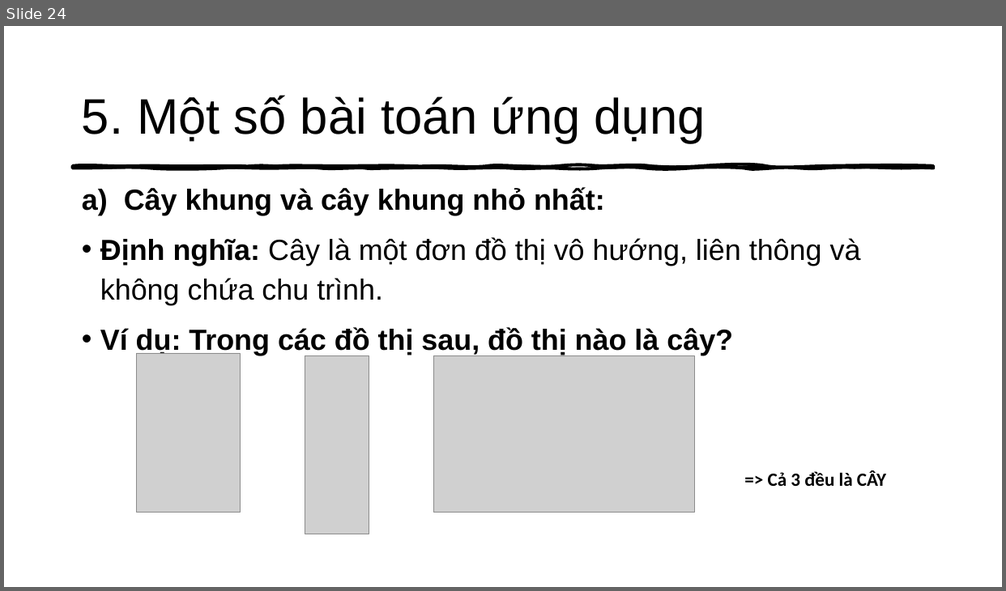
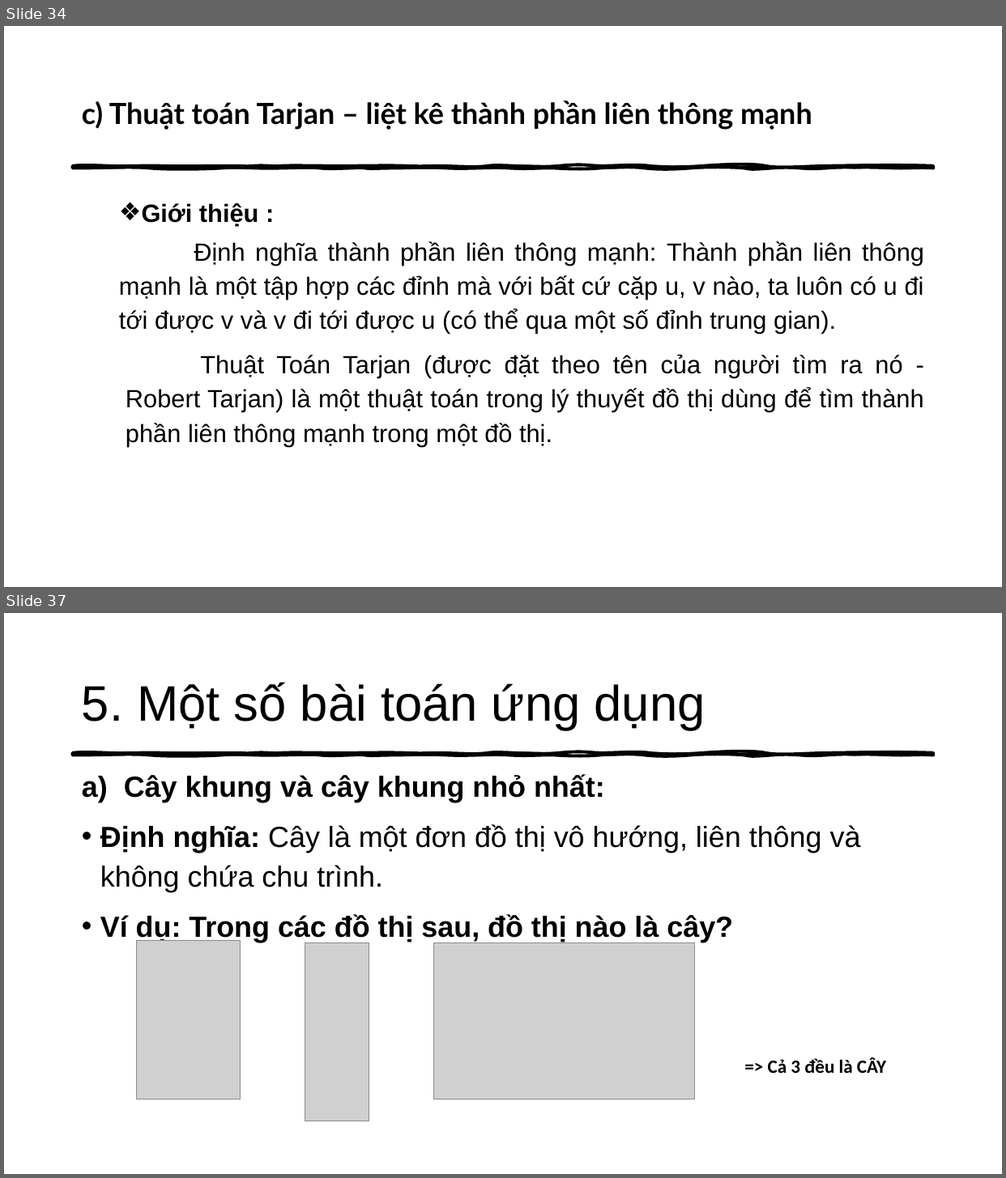
Before and after one commit to thathcmus/CTDL_GT, a slide deck: Cau_Truc_Du_Lieu_Do_Thi_Va_Ung_Dung.pptx. Shown one above the other, each under a label of ours: slide 24 before the commit, slides 34 and 37 after it; the slides between them are not shown. The pictures are 1006x591 and 1006x1178 pixels, drawn with LibreOffice and Linux fonts; fonts in the diff are those of the drawing; grey boxes stand for pictures. Boxes give left, top, right and bottom in pixels: in the first picture for what was removed or moved away, otherwise in the second. Text is boxed around its words. In the diff, an @@ line names an element or a change of style, - is before the commit and + after.

```diff
--- a/Cau_Truc_Du_Lieu_Do_Thi_Va_Ung_Dung.pptx
+++ b/Cau_Truc_Du_Lieu_Do_Thi_Va_Ung_Dung.pptx
@@ slide 34 added at (x1=4, y1=26, x2=1002, y2=587), background #FFFFFF; not listed: 1 template element that a slide beside it also shows @@
@@ title added at (x1=82, y1=101, x2=812, y2=130), 28 pt, text #000000, bold @@
+c) Thuật toán Tarjan – liệt kê thành phần liên thông mạnh
@@ text added at (x1=119, y1=203, x2=924, y2=446), 24 pt, text #000000 @@
+  ❖ Giới thiệu :
+  Định nghĩa thành phần liên thông mạnh: Thành phần liên thông mạnh là một tập hợp các đỉnh mà với bất cứ cặp u, v nào, ta luôn có u đi tới được v và v đi tới được u (có thể qua một số đỉnh trung gian).
+Thuật Toán Tarjan (được đặt theo tên của người tìm ra nó - Robert Tarjan) là một thuật toán trong lý thuyết đồ thị dùng để tìm thành phần liên thông mạnh trong một đồ thị.
@@ what was slide 24 is now slide 37 @@
```
Also in this commit, not shown: 20 slides changed, 12 other slides added, 2 other files.
